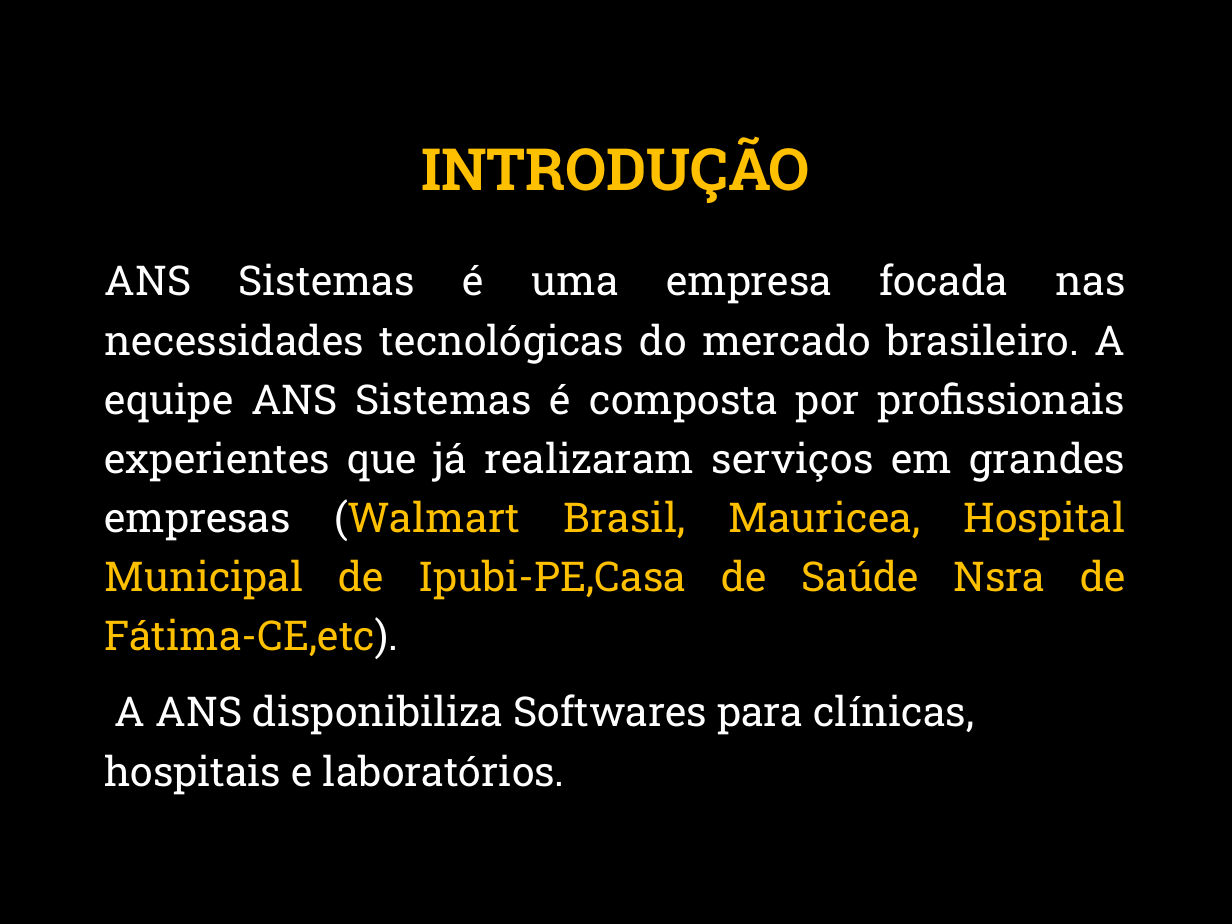
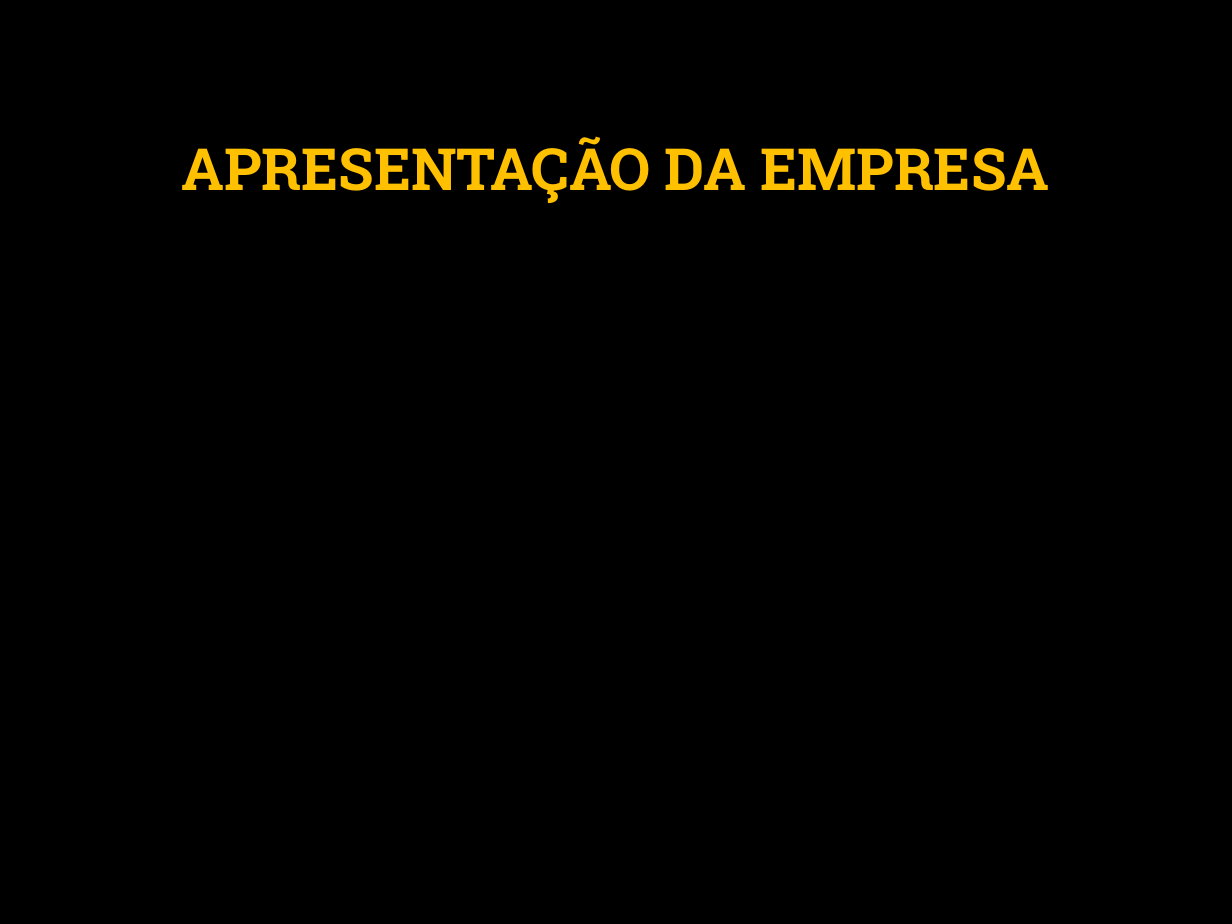
Before and after one commit to BrunoFelix/Restoran, a slide deck: slide 4 of Docs/Apresentação ANS Sistemas (Fundamentos da Gestao).pptx. Drawn at 1232x924 pixels with LibreOffice and Linux fonts; fonts in the diff are those of the drawing; background and template pictures are left out. Boxes give left, top, right and bottom in pixels: in the first picture for what was removed or moved away, otherwise in the second. Text is boxed around its words. In the diff, an @@ line names an element or a change of style, - is before the commit and + after.

```diff
--- a/Docs/Apresentação ANS Sistemas (Fundamentos da Gestao).pptx
+++ b/Docs/Apresentação ANS Sistemas (Fundamentos da Gestao).pptx
@@ title at (181, 136, 1049, 203): text changed @@
-INTRODUÇÃO
+APRESENTAÇÃO DA EMPRESA
@@ text removed at (105, 263, 1126, 735) @@
-ANS Sistemas é uma empresa focada nas necessidades tecnológicas do mercado brasileiro. A equipe ANS Sistemas é composta por profissionais experientes que já realizaram serviços em grandes empresas (Walmart Brasil, Mauricea, Hospital Municipal de Ipubi-PE,Casa de Saúde Nsra de Fátima-CE,etc).
-A ANS disponibiliza Softwares para clínicas, hospitais e laboratórios.
```
Also in this commit, not shown: 6 other slides changed, 2 slides added, 2 slides removed.
